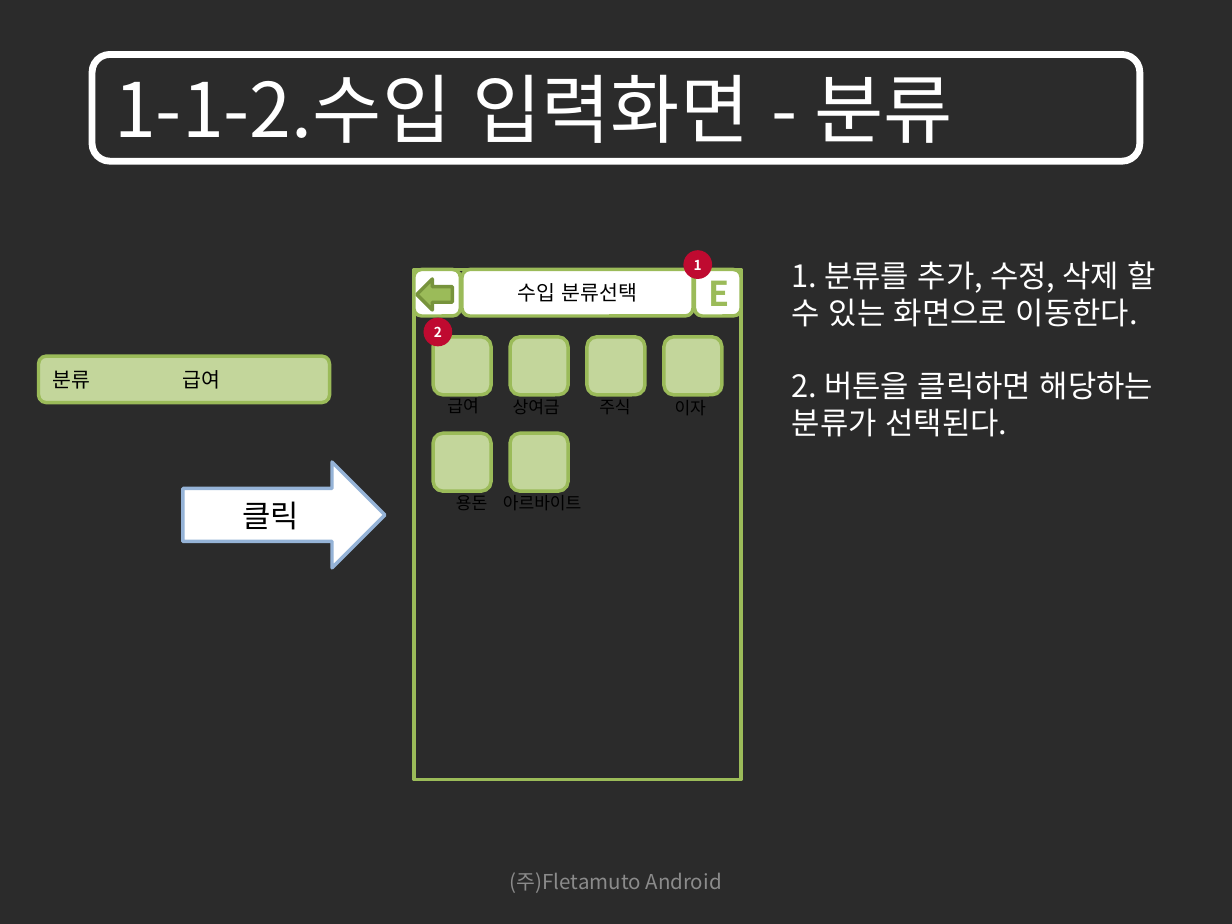
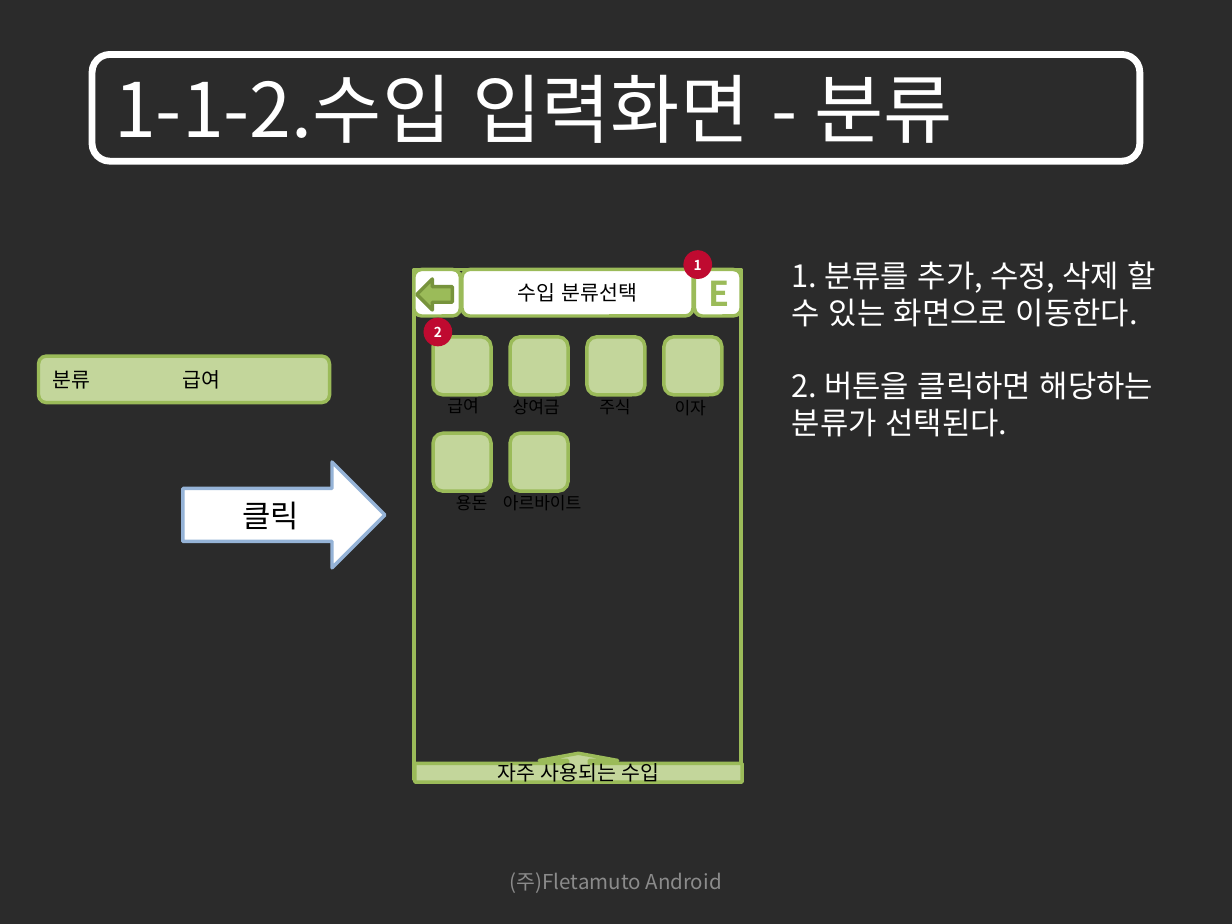
Before and after one commit to limjunghoon/fmfinance, a slide deck: slide 4 of trunk/DOC/GUI/재테크를 위한 어플리케이션 GUI_10106_V1.2.pptx (slide 6 before the commit). Drawn at 1232x924 pixels with LibreOffice and Linux fonts; fonts in the diff are those of the drawing; background and template pictures are left out; a plain dark background stands for a picture behind light text. Boxes give left, top, right and bottom in pixels: in the first picture for what was removed or moved away, otherwise in the second. Text is boxed around its words. In the diff, an @@ line names an element or a change of style, - is before the commit and + after.

```diff
--- a/trunk/DOC/GUI/재테크를 위한 어플리케이션 GUI_10106_V1.2.pptx
+++ b/trunk/DOC/GUI/재테크를 위한 어플리케이션 GUI_10106_V1.2.pptx
@@ up arrow callout added at (415,753,743,781), fill #C3D69B, outline #9BBB59 2 pt, 12 pt, text #000000 @@
+자주 사용되는 수입
```
Also in this commit, not shown: 2 other slides changed, 2 slides added, 2 other files.
